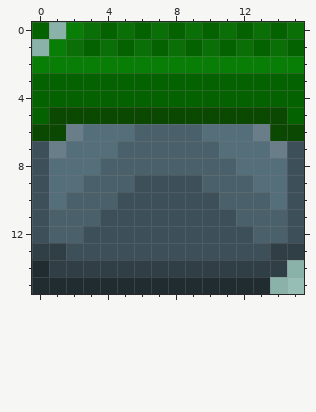
Edited in one commit: pixel-art sprite (Sprites/Tiles/Walkable/Stone2.png). Above: the version before the commit.
The file is 16x16 pixels.
The same view after the edit:
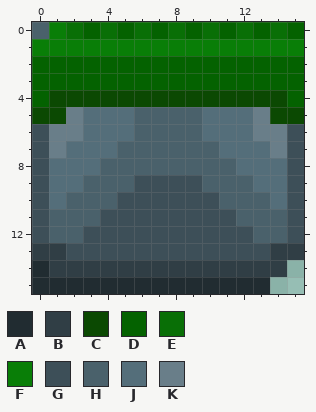
Palette (. is transparent): A #212c31  B #303e45  C #0b4902  D #046200  E #096f06  F #097e07  G #3d4f58  H #4a616b  J #546e7a  K #697e89
Edits made:
{"y":0,"x":0,"old":"D.FEDEDEDEDEDEDE","new":"HFEDEDEDEDEDEDED"}
{"y":1,"x":0,"old":".","new":"F"}
{"y":1,"x":2,"old":"EDEDEDEDEDEDED","new":"FFFFFFFFFFFFFF"}
{"y":2,"x":0,"old":"FFFFFFFFFFFFFFFF","new":"DDDDDDDDDDDDDDDD"}
{"y":4,"x":1,"old":"DDDDDDDDDDDDDD","new":"CCCCCCCCCCCCCC"}
{"y":5,"x":0,"old":"D","new":"C"}
{"y":5,"x":2,"old":"CCCCCCCCCCCC","new":"KJJJHHHHJJJK"}
{"y":5,"x":15,"old":"D","new":"C"}
{"y":6,"x":0,"old":"CC","new":"GK"}
{"y":6,"x":14,"old":"CC","new":"KG"}
